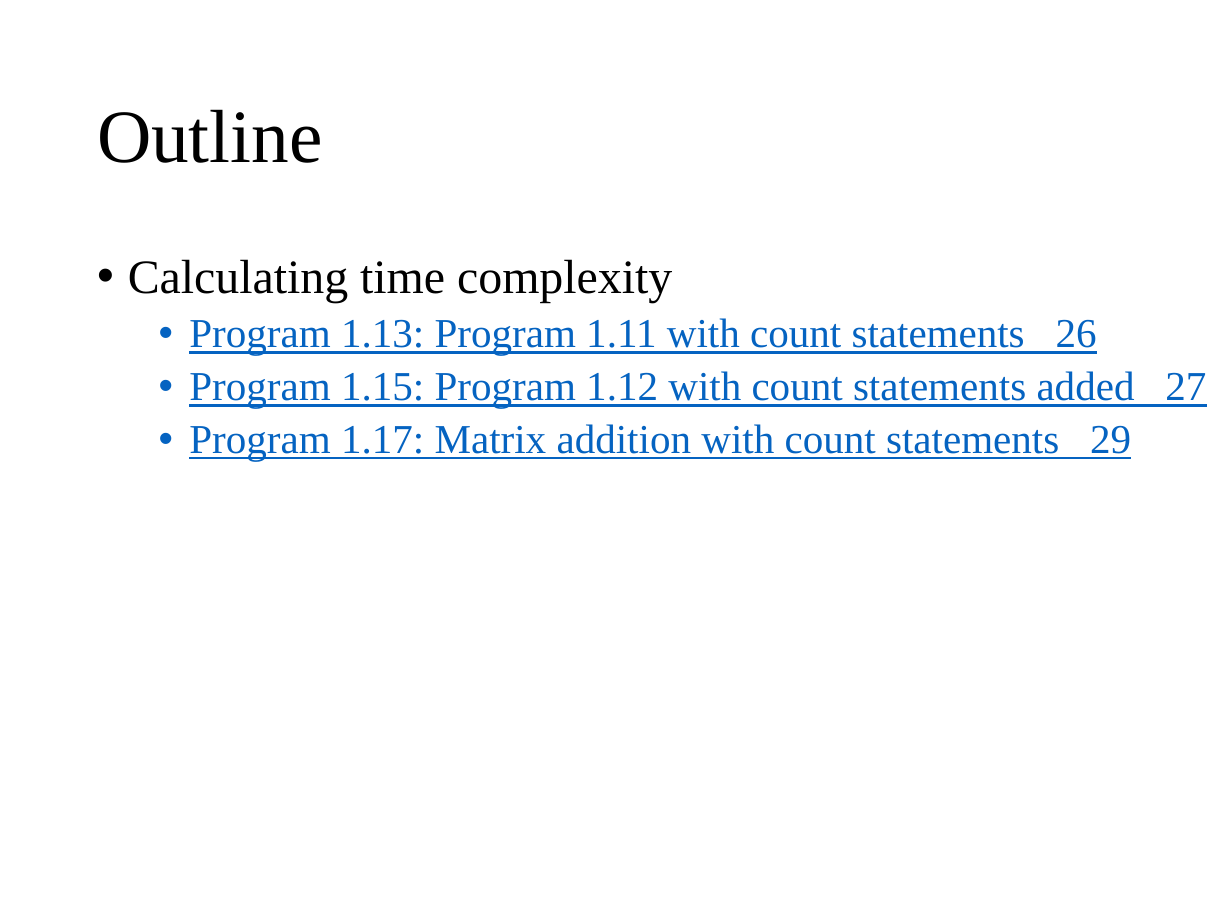
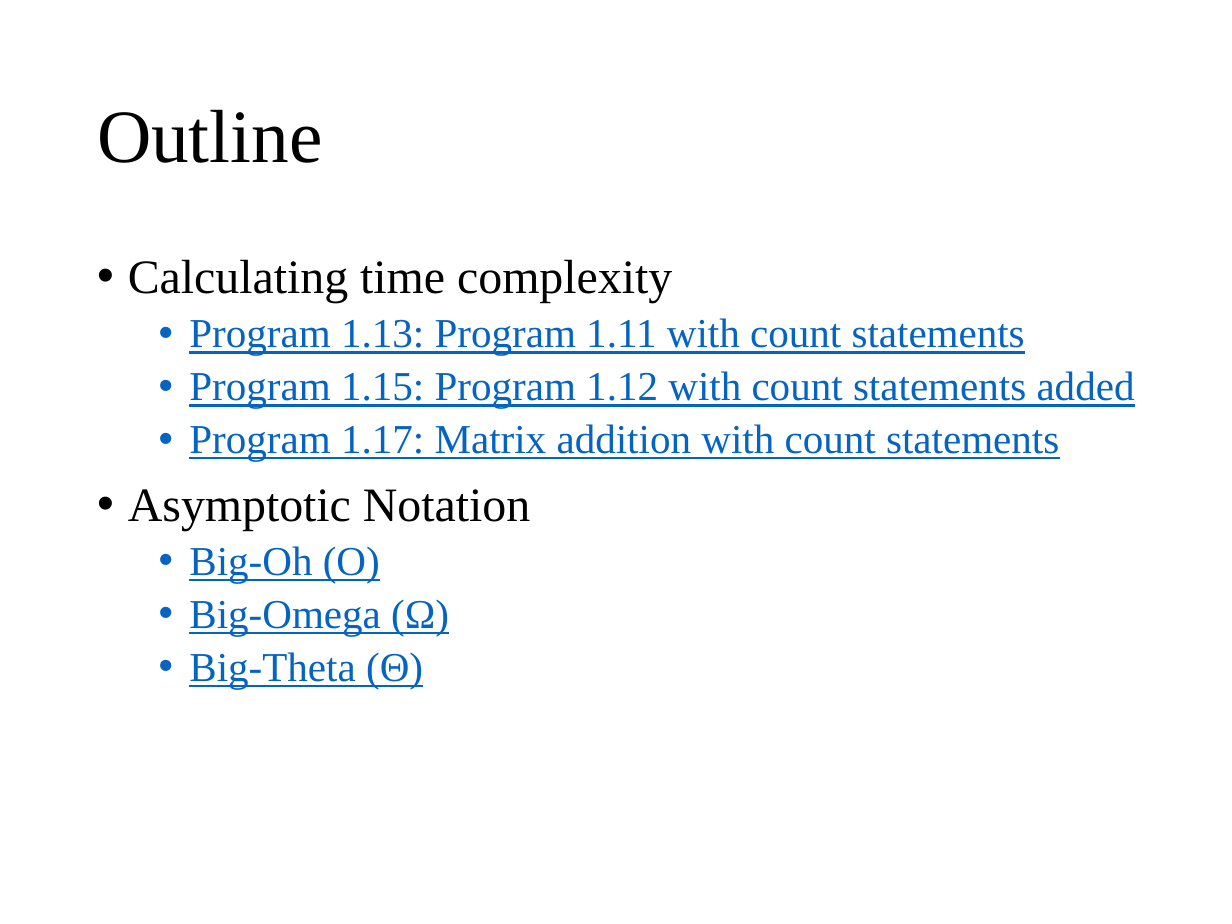
Before and after one commit to wangruxing/DataStructure, a slide deck: slide 2 of Chapter 1 Basic Concepts/Chapter 1.pptx. Drawn at 1232x924 pixels with LibreOffice and Linux fonts; fonts in the diff are those of the drawing. Boxes give left, top, right and bottom in pixels: in the first picture for what was removed or moved away, otherwise in the second. Text is boxed around its words. In the diff, an @@ line names an element or a change of style, - is before the commit and + after.

```diff
--- a/Chapter 1 Basic Concepts/Chapter 1.pptx
+++ b/Chapter 1 Basic Concepts/Chapter 1.pptx
@@ text at (128,318,1135,689): text changed @@
-  • Program 1.13: Program 1.11 with count statements 26
-  • Program 1.15: Program 1.12 with count statements added 27
-  • Program 1.17: Matrix addition with count statements 29
+  • Program 1.13: Program 1.11 with count statements
+  • Program 1.15: Program 1.12 with count statements added
+  • Program 1.17: Matrix addition with count statements
+• Asymptotic Notation
+  • Big-Oh (O)
+  • Big-Omega (Ω)
+  • Big-Theta (Θ)
```
Also in this commit, not shown: 4 slides added, 21 other files.
